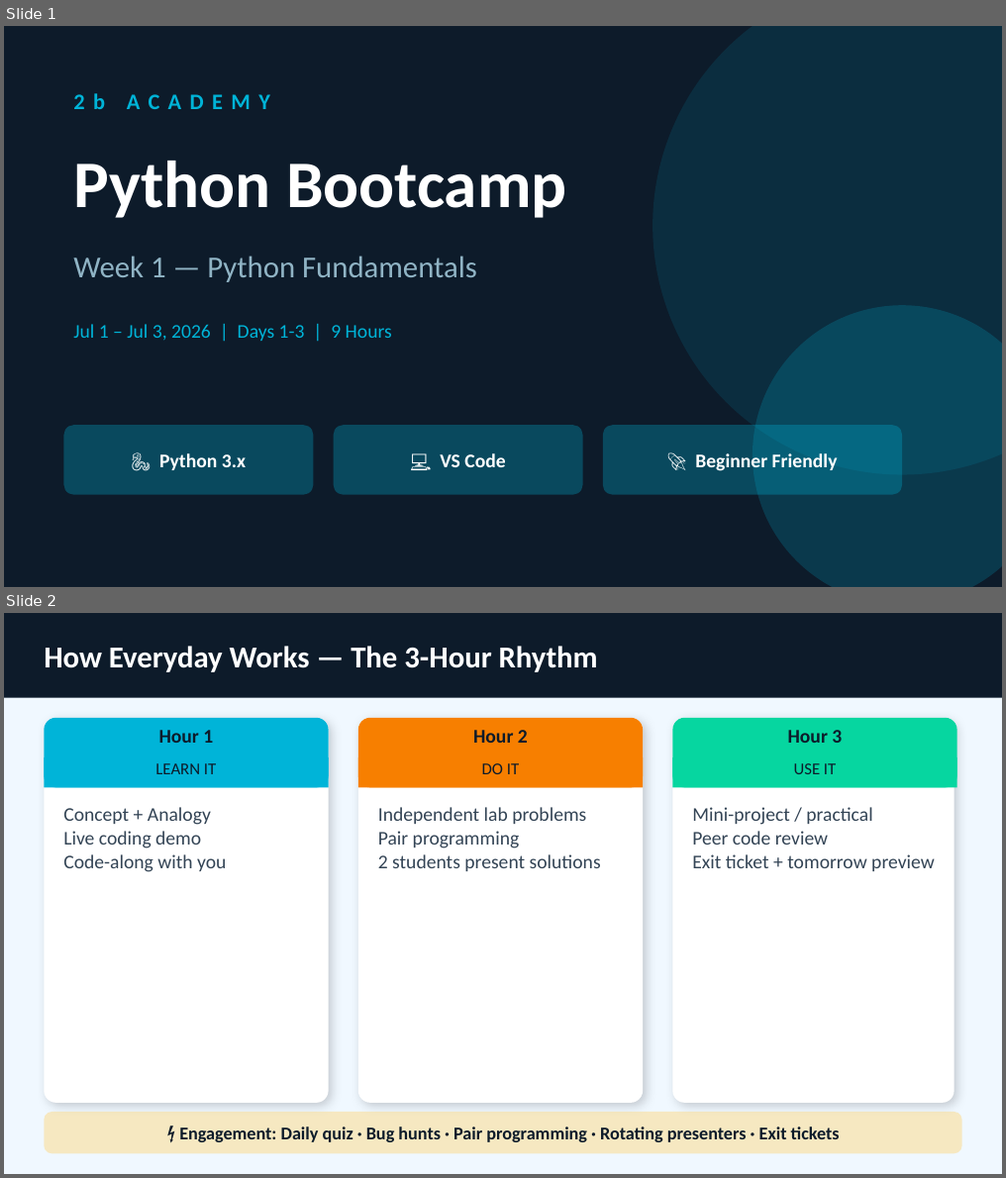
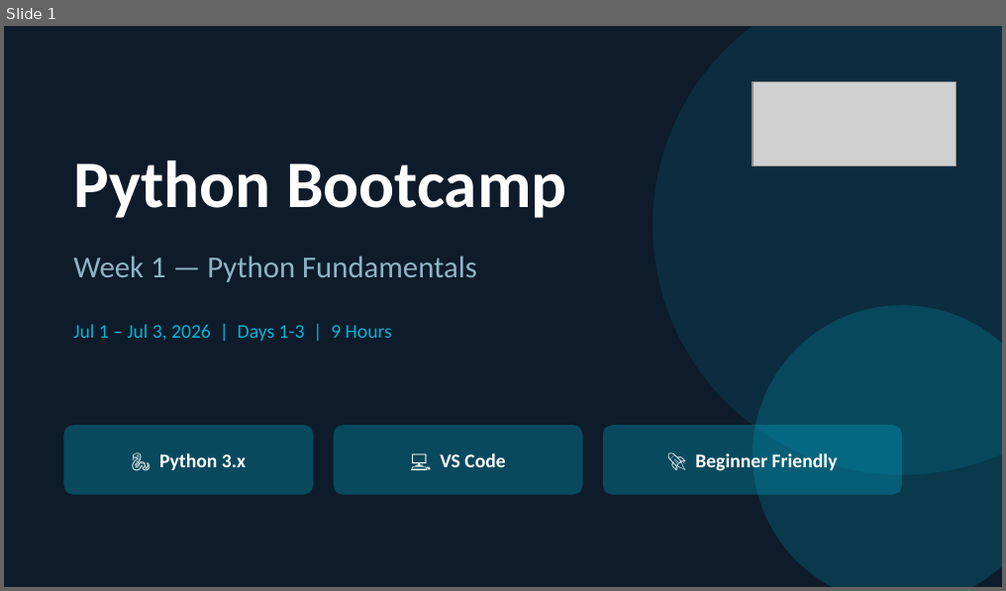
Before and after one commit to GursimranjeetSingh/2b-Academy, a slide deck: Presentations/2b_Academy_Week1.pptx. Shown one above the other, each under a label of ours: slides 1 and 2 before the commit, slide 1 after it. The pictures are 1006x1178 and 1006x591 pixels, drawn with LibreOffice and Linux fonts; fonts in the diff are those of the drawing; grey boxes stand for pictures. Boxes give left, top, right and bottom in pixels: in the first picture for what was removed or moved away, otherwise in the second. Text is boxed around its words. In the diff, an @@ line names an element or a change of style, - is before the commit and + after.

```diff
--- a/Presentations/2b_Academy_Week1.pptx
+++ b/Presentations/2b_Academy_Week1.pptx
@@ slide 2 removed at (4,613,1002,1174), background #F0F8FF @@
@@ rectangle removed at (4,613,1002,698) @@
@@ text removed at (44,646,598,672) @@
-How Everyday Works — The 3-Hour Rhythm
@@ rounded rectangle removed at (44,718,329,1103) @@
@@ rounded rectangle removed at (44,718,329,787) @@
@@ text removed at (159,730,213,743) @@
-Hour 1
@@ rounded rectangle removed at (358,718,643,1103) @@
@@ rounded rectangle removed at (358,718,643,787) @@
@@ text removed at (473,730,528,743) @@
-Hour 2
@@ rounded rectangle removed at (672,718,954,1103) @@
@@ rounded rectangle removed at (672,718,957,787) @@
@@ text removed at (788,730,842,743) @@
-Hour 3
@@ rectangle removed at (44,758,329,787) @@
@@ rectangle removed at (358,758,643,787) @@
@@ rectangle removed at (672,758,957,787) @@
@@ text removed at (155,763,216,774) @@
-LEARN IT
@@ text removed at (482,763,519,774) @@
-DO IT
@@ text removed at (794,763,836,774) @@
-USE IT
@@ text removed at (63,807,226,872) @@
-Concept + Analogy
-Live coding demo
-Code-along with you
@@ text removed at (378,807,601,871) @@
-Independent lab problems
-Pair programming
-2 students present solutions
@@ text removed at (692,807,935,871) @@
-Mini-project / practical
-Peer code review
-Exit ticket + tomorrow preview
@@ rounded rectangle removed at (44,1112,962,1154) @@
@@ text removed at (179,1127,840,1143) @@
-⚡ Engagement: Daily quiz · Bug hunts · Pair programming · Rotating presenters · Exit tickets
@@ slide 1 changed as well @@
@@ picture added at (752,81,956,167) @@
@@ text removed at (73,93,270,109) @@
-2b ACADEMY
```
Also in this commit, not shown: 50 other slides changed, 1 other file.
